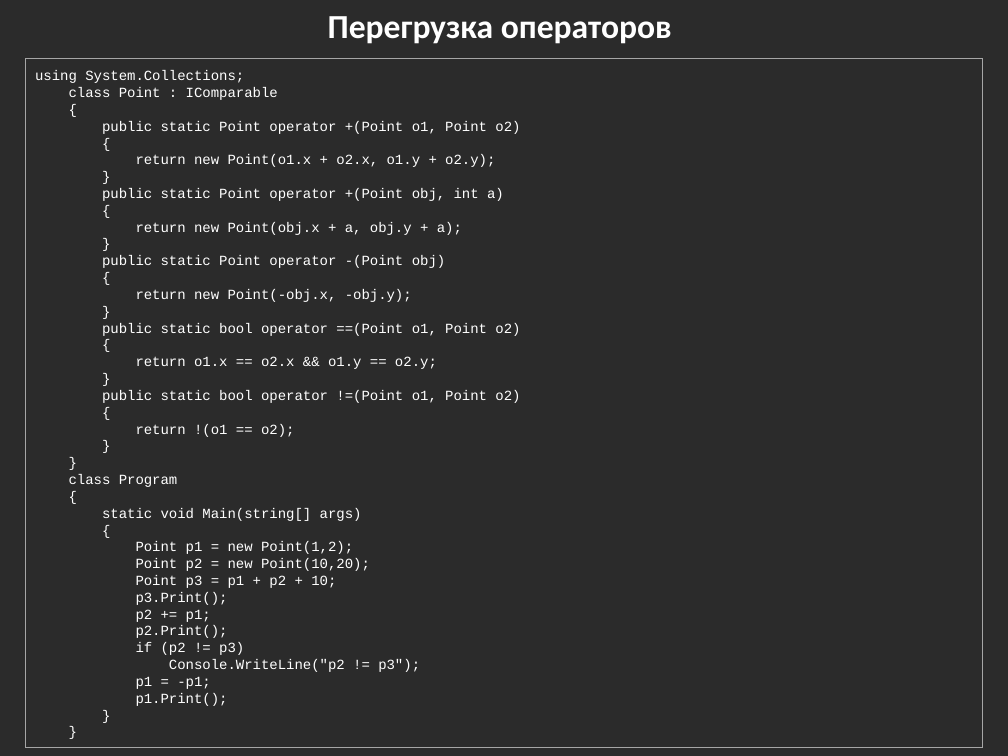
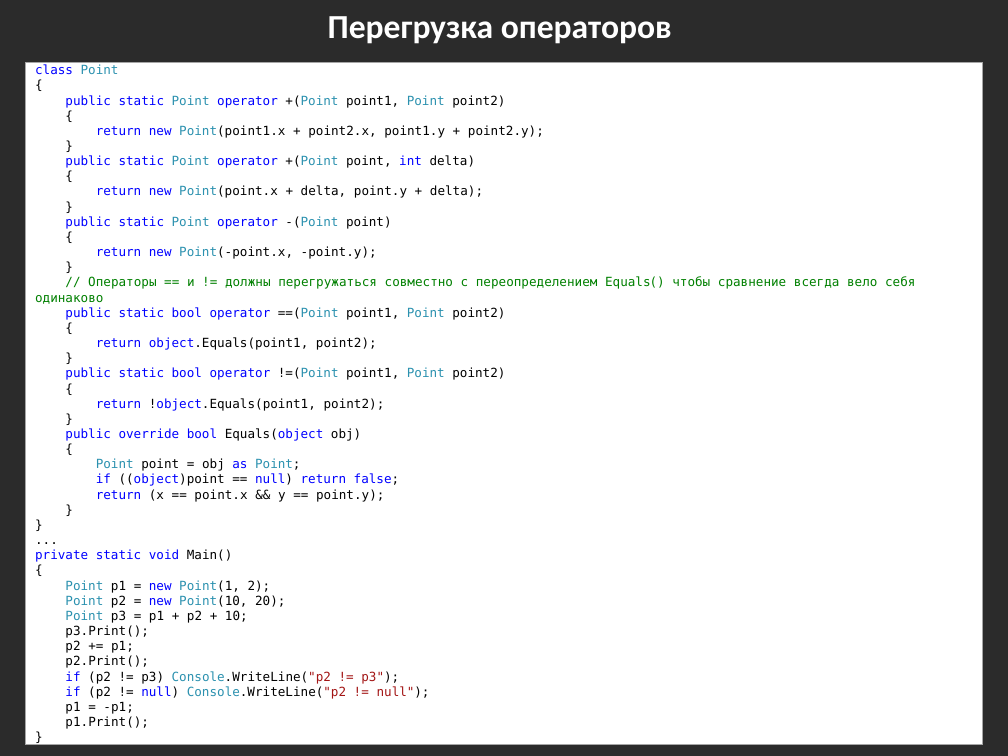
Before and after one commit to bazile/Training, a slide deck: slide 23 of Presentation/lesson-02-oop.pptx. Drawn at 1008x756 pixels with LibreOffice and Linux fonts; fonts in the diff are those of the drawing; background and template pictures are left out; a plain dark background stands for a picture behind light text. Boxes give left, top, right and bottom in pixels: in the first picture for what was removed or moved away, otherwise in the second. Text is boxed around its words. In the diff, an @@ line names an element or a change of style, - is before the commit and + after.

Commit message:
Updated example for equal comparsion

```diff
--- a/Presentation/lesson-02-oop.pptx
+++ b/Presentation/lesson-02-oop.pptx
@@ text in rectangle at [25, 62, 983, 745]: paragraph removed @@
-}
@@ rectangle "class Point": place and size @@
-rectangle "class Point" at [25, 58, 983, 747]
+rectangle "class Point" at [25, 62, 983, 745]
@@ rectangle "class Point" at [25, 62, 983, 745]: fill none to #FFFFFF @@
@@ text in rectangle at [35, 64, 119, 74]: text changed; size 10 to 9 pt; font Courier New to DejaVu Sans Mono; text colour #FFFFFF to #0000FF @@
-using System.Collections;
-class Point : IComparable
+class Point
@@ text in rectangle at [65, 95, 505, 108]: text changed; size 10 to 9 pt; font Courier New to DejaVu Sans Mono; text colour #FFFFFF to #0000FF @@
-public static Point operator +(Point o1, Point o2)
+public static Point operator +(Point point1, Point point2)
@@ text in rectangle at [96, 125, 544, 138]: text changed; size 10 to 9 pt; font Courier New to DejaVu Sans Mono; text colour #FFFFFF to #000000 @@
-return new Point(o1.x + o2.x, o1.y + o2.y);
+return new Point(point1.x + point2.x, point1.y + point2.y);
@@ text in rectangle at [65, 155, 476, 168]: text changed; size 10 to 9 pt; font Courier New to DejaVu Sans Mono; text colour #FFFFFF to #0000FF @@
-public static Point operator +(Point obj, int a)
+public static Point operator +(Point point, int delta)
@@ text in rectangle at [96, 185, 483, 198]: text changed; size 10 to 9 pt; font Courier New to DejaVu Sans Mono; text colour #FFFFFF to #000000 @@
-return new Point(obj.x + a, obj.y + a);
+return new Point(point.x + delta, point.y + delta);
@@ text in rectangle at [65, 216, 392, 229]: text changed; size 10 to 9 pt; font Courier New to DejaVu Sans Mono; text colour #FFFFFF to #0000FF @@
-public static Point operator -(Point obj)
+public static Point operator -(Point point)
@@ text in rectangle at [96, 246, 377, 259]: text changed; size 10 to 9 pt; font Courier New to DejaVu Sans Mono; text colour #FFFFFF to #000000 @@
-return new Point(-obj.x, -obj.y);
+return new Point(-point.x, -point.y);
@@ text in rectangle at [35, 276, 915, 320]: text changed; size 10 to 9 pt; font Courier New to DejaVu Sans Mono; text colour #FFFFFF to #008000 @@
-public static bool operator ==(Point o1, Point o2)
+// Операторы == и != должны перегружаться совместно с переопределением Equals() чтобы сравнение всегда вело себя одинаково
+public static bool operator ==(Point point1, Point point2)
@@ text in rectangle at [96, 337, 377, 350]: text changed; size 10 to 9 pt; font Courier New to DejaVu Sans Mono; text colour #FFFFFF to #000000 @@
-return o1.x == o2.x && o1.y == o2.y;
+return object.Equals(point1, point2);
@@ text in rectangle at [65, 367, 505, 380]: text changed; size 10 to 9 pt; font Courier New to DejaVu Sans Mono; text colour #FFFFFF to #0000FF @@
-public static bool operator !=(Point o1, Point o2)
+public static bool operator !=(Point point1, Point point2)
@@ text in rectangle at [65, 398, 400, 502]: text changed; size 10 to 9 pt; font Courier New to DejaVu Sans Mono; text colour #FFFFFF to #000000 @@
-return !(o1 == o2);
+return !object.Equals(point1, point2);
+}
+public override bool Equals(object obj)
+{
+Point point = obj as Point;
+if ((object)point == null) return false;
+return (x == point.x && y == point.y);
@@ text in rectangle at [35, 549, 233, 562]: text changed; size 10 to 9 pt; font Courier New to DejaVu Sans Mono; text colour #FFFFFF to #0000FF @@
-class Program
+...
+private static void Main()
@@ text in rectangle at [65, 580, 285, 608]: text changed; size 10 to 9 pt; font Courier New to DejaVu Sans Mono; text colour #FFFFFF to #2B91AF @@
-static void Main(string[] args)
-{
-Point p1 = new Point(1,2);
-Point p2 = new Point(10,20);
+Point p1 = new Point(1, 2);
+Point p2 = new Point(10, 20);
@@ text in rectangle at [65, 610, 248, 729]: size 10 to 9 pt, font Courier New to DejaVu Sans Mono, text colour #FFFFFF to #000000 in "{", "{", "}", "{" and 16 more places; text colour #FFFFFF to #2B91AF in "Point" @@
@@ text in rectangle at [65, 671, 430, 699]: text changed; size 10 to 9 pt; font Courier New to DejaVu Sans Mono; text colour #FFFFFF to #000000 @@
-if (p2 != p3)
-Console.WriteLine("p2 != p3");
+if (p2 != p3) Console.WriteLine("p2 != p3");
+if (p2 != null) Console.WriteLine("p2 != null");
```
